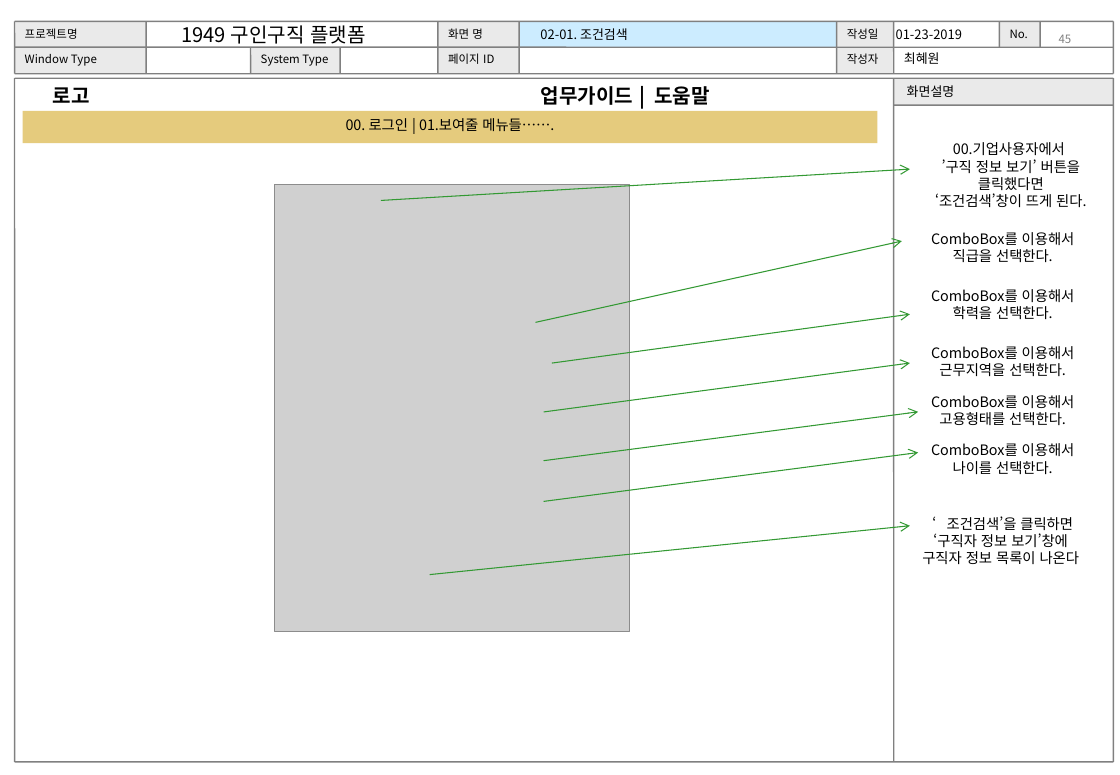
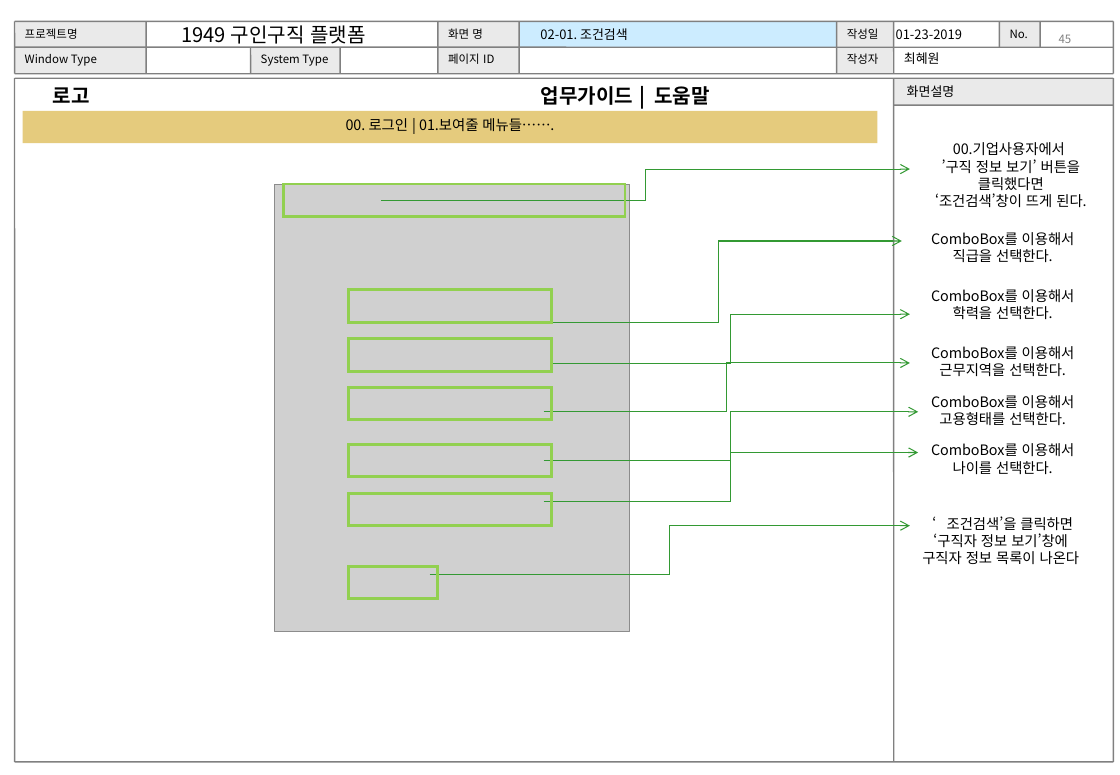
Before and after one commit to WABA82/1949, a slide deck: slide 45 of 02.설계/UI 설계서(초안)_.ppt. Drawn at 1120x775 pixels with LibreOffice and Linux fonts; fonts in the diff are those of the drawing; grey boxes stand for pictures. Boxes give left, top, right and bottom in pixels: in the first picture for what was removed or moved away, otherwise in the second. Text is boxed around its words. In the diff, an @@ line names an element or a change of style, - is before the commit and + after.

```diff
--- a/02.설계/UI 설계서(초안)_.ppt
+++ b/02.설계/UI 설계서(초안)_.ppt
@@ arrow (380, 200) - (909, 169): arrow to elbow arrow; route changed @@
@@ rectangle added at bbox=[283, 184, 625, 216], outline #92D050 2.01 pt @@
@@ arrow (535, 322) - (901, 241): arrow to elbow arrow; route changed @@
@@ rectangle added at bbox=[348, 290, 552, 322], outline #92D050 2.01 pt @@
@@ arrow (552, 363) - (909, 314): arrow to elbow arrow; route changed @@
@@ rectangle added at bbox=[348, 339, 552, 371], outline #92D050 2.01 pt @@
@@ rectangle added at bbox=[348, 387, 552, 419], outline #92D050 2.01 pt @@
@@ arrow (543, 412) - (909, 363): arrow to elbow arrow; route changed @@
@@ arrow (543, 461) - (917, 412): arrow to elbow arrow; route changed @@
@@ rectangle added at bbox=[348, 444, 552, 476], outline #92D050 2.01 pt @@
@@ arrow (543, 501) - (917, 453): arrow to elbow arrow; route changed @@
@@ rectangle added at bbox=[348, 493, 552, 525], outline #92D050 2.01 pt @@
@@ arrow (430, 574) - (909, 526): arrow to elbow arrow; route changed @@
@@ rectangle added at bbox=[348, 566, 438, 598], outline #92D050 2.01 pt @@
```
Also in this commit, not shown: 6 other slides changed, 1 slide added, 1 other file.
